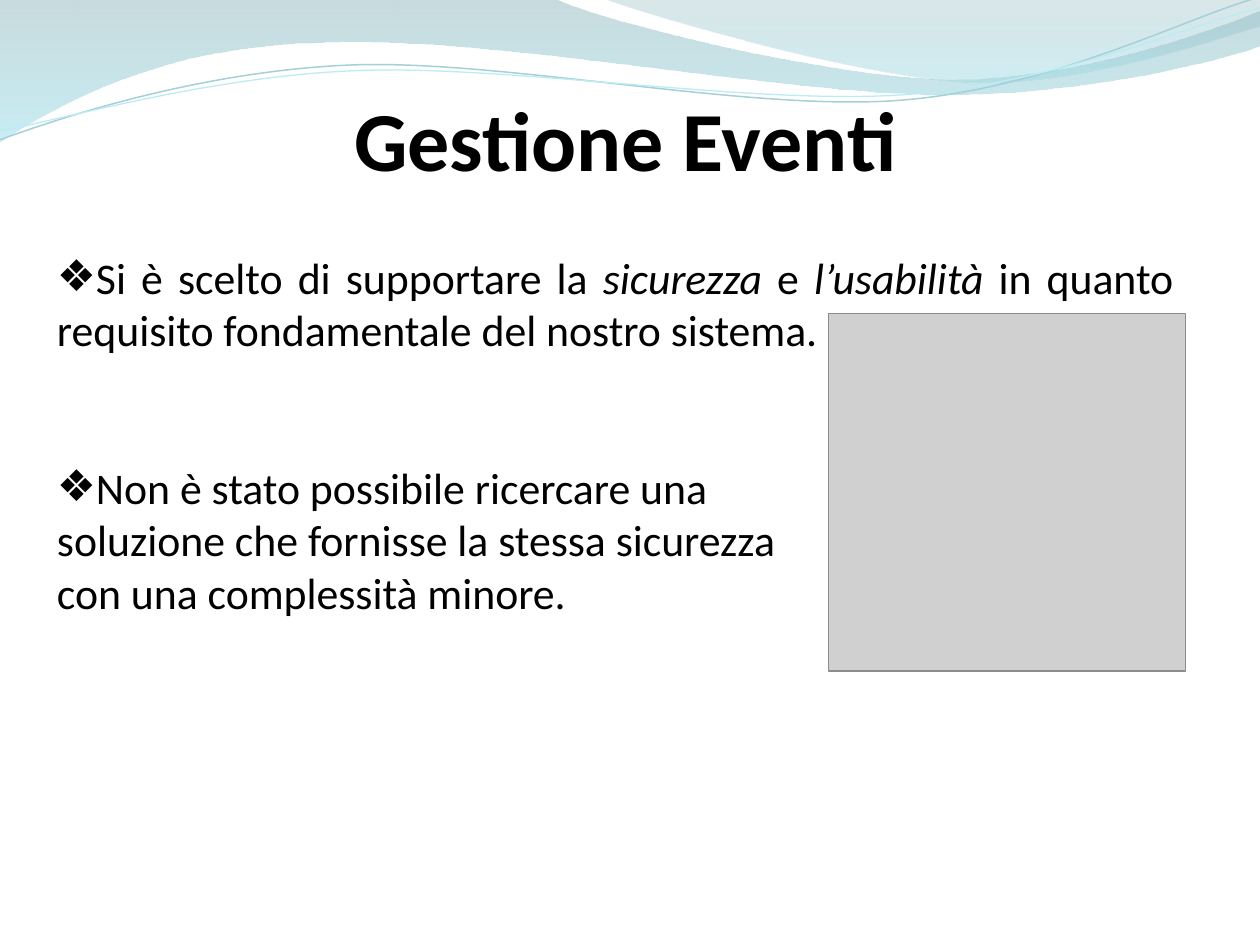
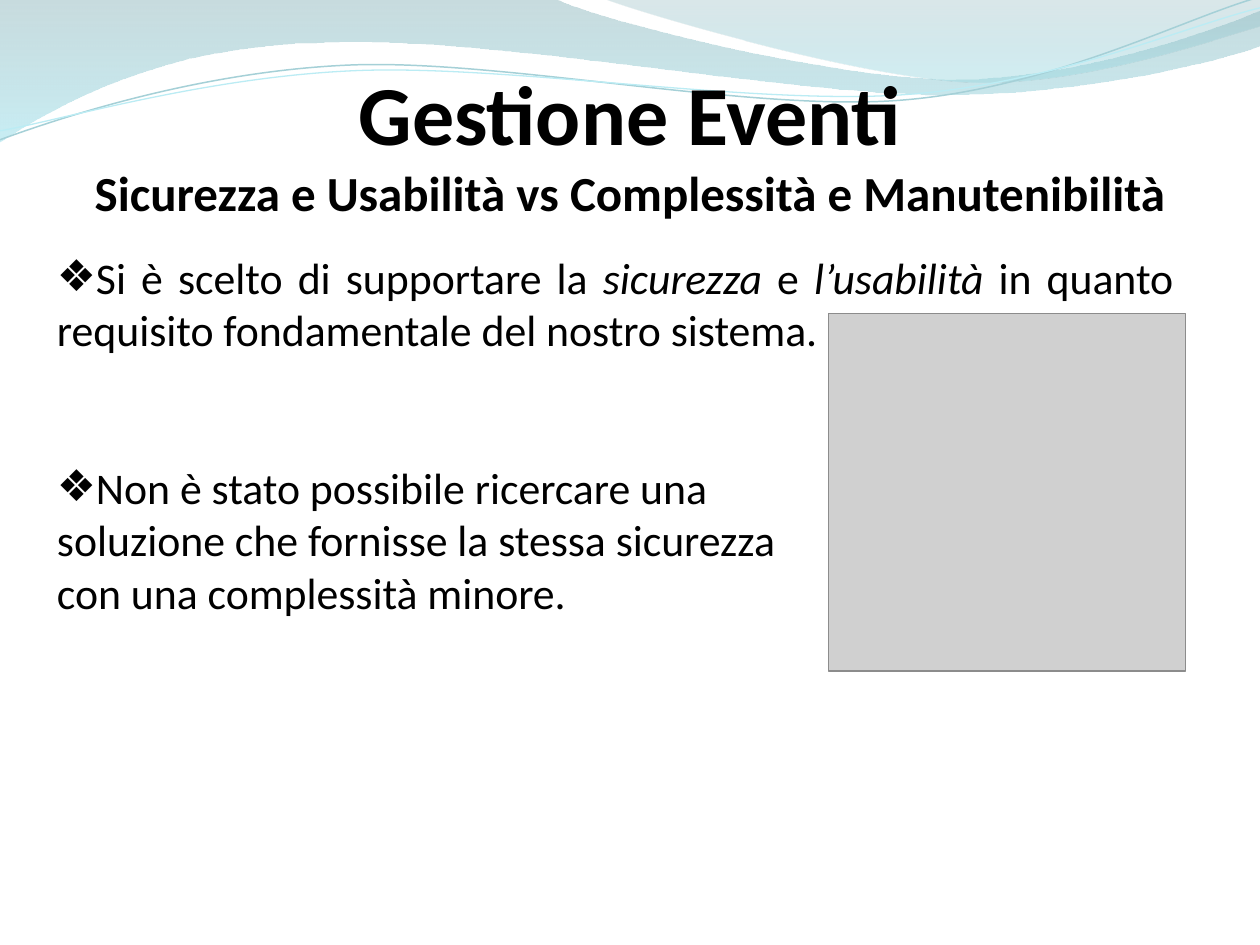
Before and after one commit to ammirate/at-silo, a slide deck: slide 63 of Presentazione/Atsilo2/Atsilo_M_PresentazioneFinale.pptx. Drawn at 1260x945 pixels with LibreOffice and Linux fonts; fonts in the diff are those of the drawing; grey boxes stand for pictures. Boxes give left, top, right and bottom in pixels: in the first picture for what was removed or moved away, otherwise in the second. Text is boxed around its words. In the diff, an @@ line names an element or a change of style, - is before the commit and + after.

```diff
--- a/Presentazione/Atsilo2/Atsilo_M_PresentazioneFinale.pptx
+++ b/Presentazione/Atsilo2/Atsilo_M_PresentazioneFinale.pptx
@@ text "Gestione Eventi": place and size @@
-text "Gestione Eventi" at (354,102,896,172)
+text "Gestione Eventi" at (95,76,1165,219)
@@ text at (95,176,1165,219): paragraph added @@
+Sicurezza e Usabilità vs Complessità e Manutenibilità
```
Also in this commit, not shown: 3 other slides changed.
